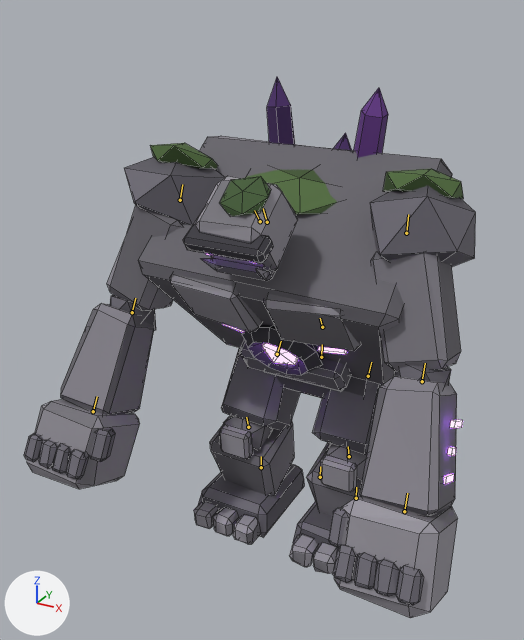
Before and after pictures for a commit that changed the Blender file art/blend/golem.blend.
Both versions are drawn from a 50 mm lens placed at (1.89, -4.39, 3.44), pointed at (-0.18, -0.62, 1.55). Every picture has the same lights, and +X, +Y and +Z are marked at lower left. The older version comes first. Both versions are drawn at frame 31 of the action 'Cast'; the numbers are the values there. The bones that bend it are drawn over the model as lines. Mesh edges are drawn as thin lines.

The first picture shows 'Golem'.
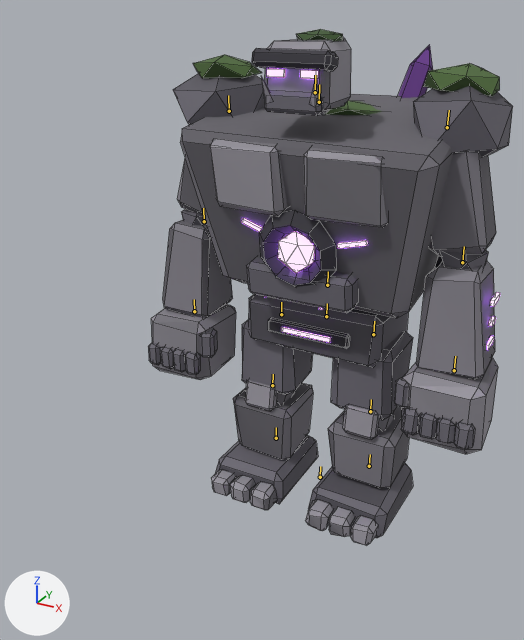
The change in detail:
Bone 'hips' (bone_hips) moves from (0.0, -0.297, 0.059) to (0.0, 0.0, 0.0).
Bone 'chest' (bone_chest) turns from (30, 0, 0) to (0, 0, 0) degrees about its own x, y and z.
Bone 'head' (bone_head) turns from (10, 0, 0) to (0, 0, 0) degrees about its own x, y and z.
Bone 'upperarm_L' (bone_upperarm_l) turns from (-44, 0, 5) to (0, 0, 0) degrees about its own x, y and z.
Bone 'forearm_L' (bone_forearm_l) turns from (-10, 0, 0) to (0, 0, 0) degrees about its own x, y and z.
Bone 'upperarm_R' (bone_upperarm_r) turns from (-44, 0, -5) to (0, 0, 0) degrees about its own x, y and z.
Bone 'forearm_R' (bone_forearm_r) turns from (-10, 0, 0) to (0, 0, 0) degrees about its own x, y and z.
Bone 'thigh_L' (bone_thigh_l) turns from (-35, 0, 0) to (0, 0, 0) degrees about its own x, y and z.
Bone 'shin_L' (bone_shin_l) turns from (49, 0, 0) to (0, 0, 0) degrees about its own x, y and z.
Bone 'foot_L' (bone_foot_l) turns from (-15, 0, 0) to (0, 0, 0) degrees about its own x, y and z.
Bone 'thigh_R' (bone_thigh_r) turns from (-35, 0, 0) to (0, 0, 0) degrees about its own x, y and z.
Bone 'shin_R' (bone_shin_r) turns from (49, 0, 0) to (0, 0, 0) degrees about its own x, y and z.
Bone 'foot_R' (bone_foot_r) turns from (-15, 0, 0) to (0, 0, 0) degrees about its own x, y and z.

Boxes (x1, y1, x2, y2) around the edits, measured in the pictures (524 x 640 px):
'Golem', posed (19% narrower): before (24, 77, 476, 618); after (148, 29, 513, 545)
bone 'hips', root to tip: before (321, 357) to (322, 344); after (326, 316) to (327, 303)
bone 'chest', root to tip: before (322, 327) to (320, 318); after (327, 285) to (328, 271)
bone 'head', root to tip: before (260, 221) to (254, 210); after (315, 92) to (315, 75)
bone 'upperarm_L', root to tip: before (406, 233) to (408, 214); after (447, 127) to (449, 110)
bone 'forearm_L', root to tip: before (422, 381) to (425, 363); after (462, 262) to (464, 246)
bone 'upperarm_R', root to tip: before (180, 200) to (182, 184); after (229, 111) to (228, 95)
bone 'forearm_R', root to tip: before (132, 312) to (135, 298); after (204, 221) to (203, 208)
bone 'thigh_L', root to tip: before (368, 376) to (371, 362); after (373, 334) to (374, 321)
bone 'shin_L', root to tip: before (349, 456) to (348, 446); after (370, 411) to (371, 399)
bone 'foot_L', root to tip: before (356, 498) to (356, 487); after (369, 466) to (370, 454)
bone 'thigh_R', root to tip: before (277, 354) to (281, 341); after (281, 314) to (281, 302)
bone 'shin_R', root to tip: before (248, 427) to (246, 417); after (272, 385) to (273, 374)
bone 'foot_R', root to tip: before (261, 467) to (261, 456); after (276, 438) to (276, 427)
